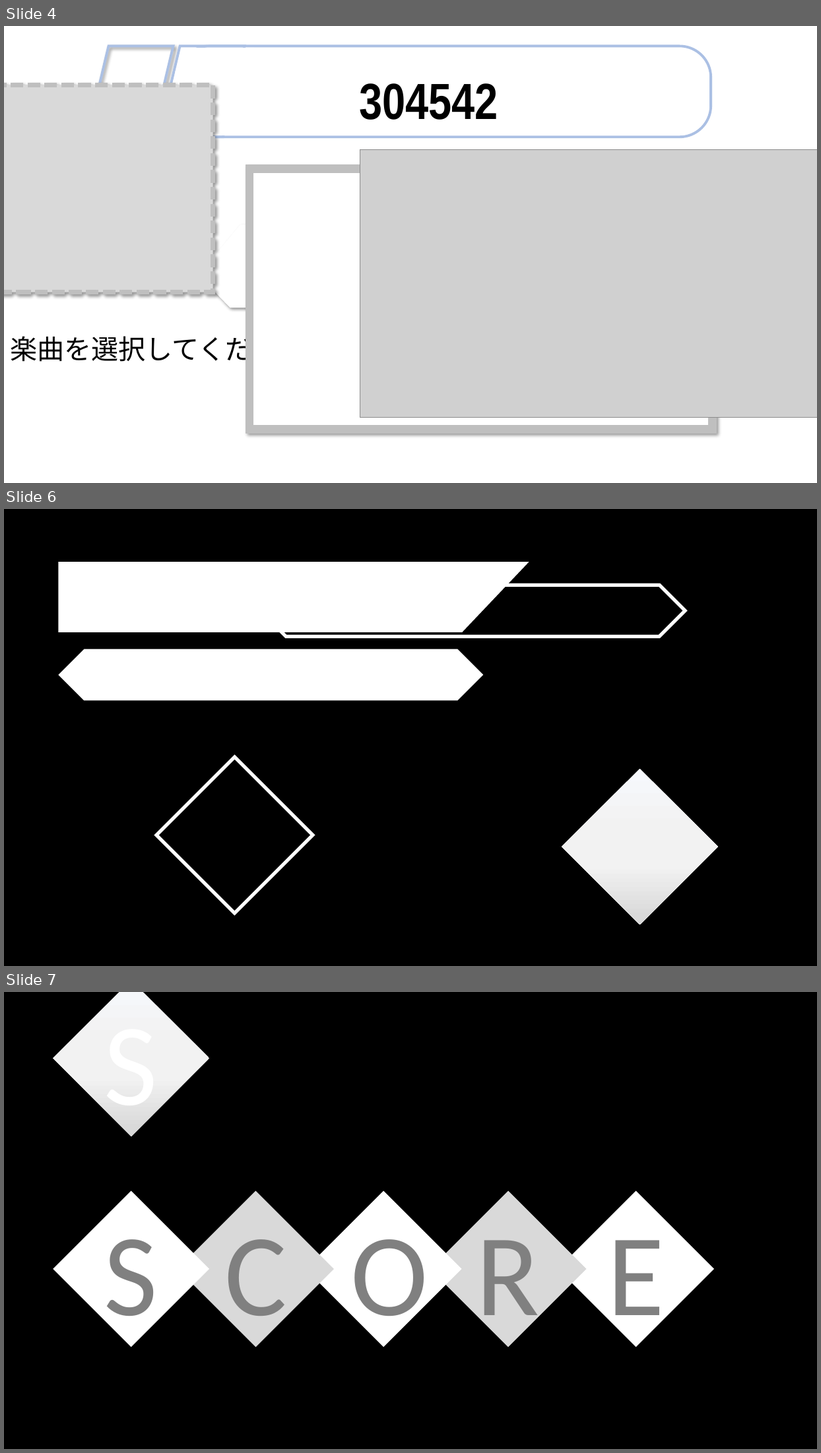
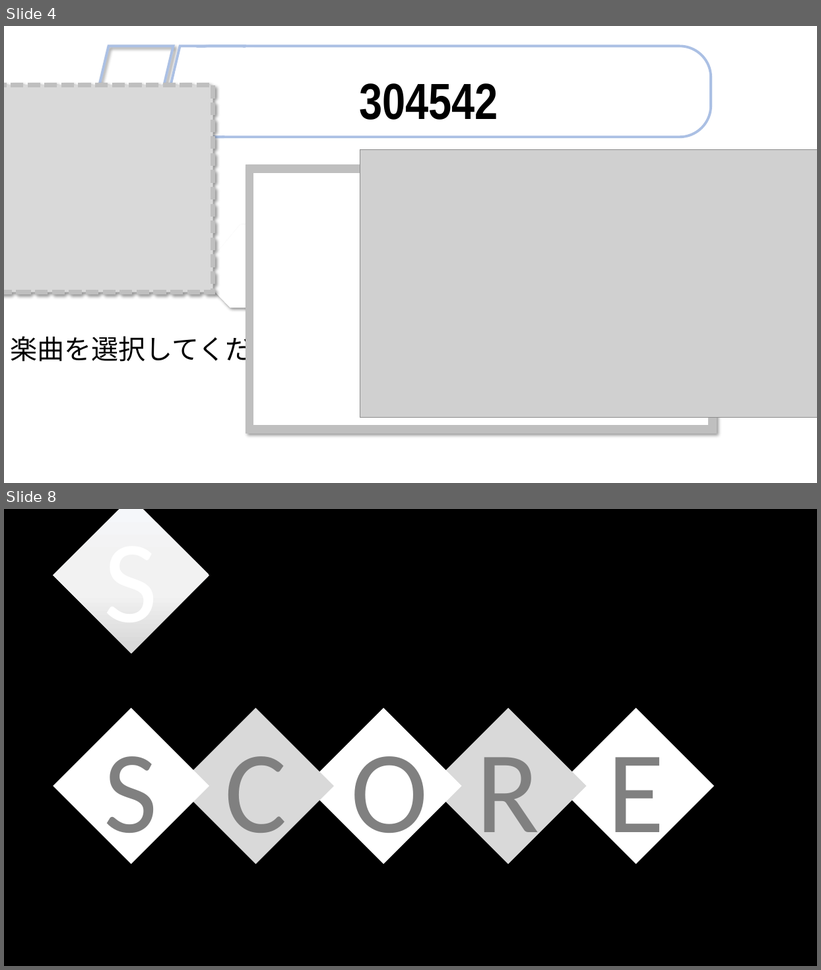
Before and after one commit to YuukiReiya/RhythmGame, a slide deck: resource.pptx. Shown one above the other, each under a label of ours: slides 4, 6 and 7 before the commit, slides 4 and 8 after it; the slides between them are not shown. The pictures are 821x1453 and 821x970 pixels, drawn with LibreOffice and Linux fonts; fonts in the diff are those of the drawing; grey boxes stand for pictures. Boxes give left, top, right and bottom in pixels: in the first picture for what was removed or moved away, otherwise in the second. Text is boxed around its words. In the diff, an @@ line names an element or a change of style, - is before the commit and + after.

```diff
--- a/resource.pptx
+++ b/resource.pptx
@@ slide 6 removed at [4,509,817,966], background #000000 @@
@@ rectangle removed at [58,562,462,633] @@
@@ right triangle removed at [462,562,529,633] @@
@@ snip diag rect removed at [260,586,685,636] @@
@@ snip diag rect removed at [58,650,483,700] @@
@@ snip diag rect removed at [156,757,313,914] @@
@@ snip diag rect removed at [562,769,718,925] @@
@@ what was slide 7 is now slide 8 @@
```
Also in this commit, not shown: 3 slides added.
